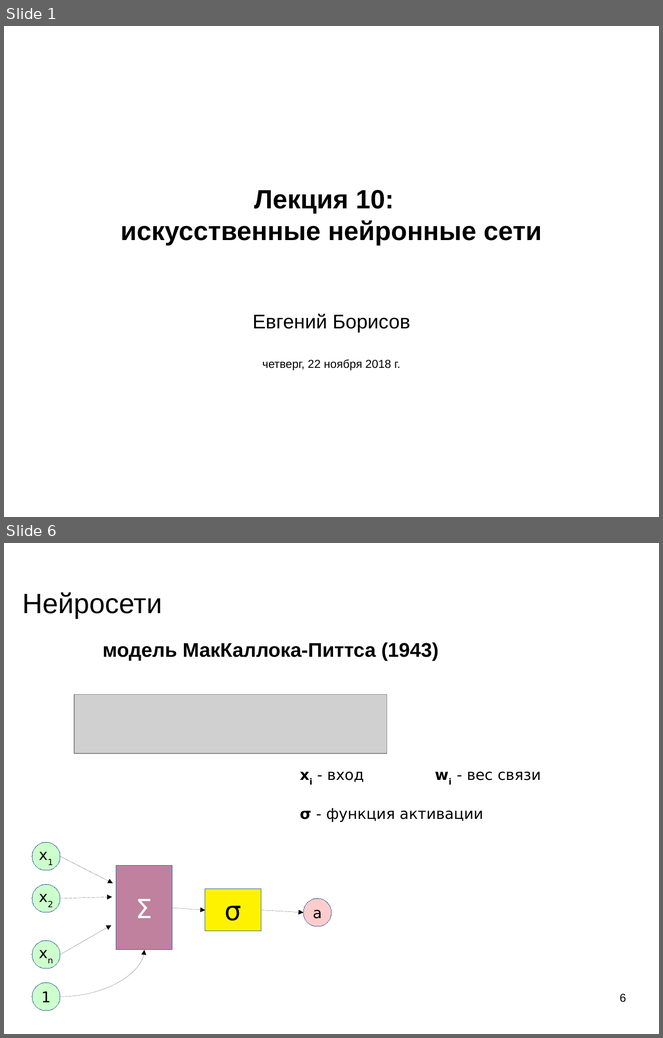
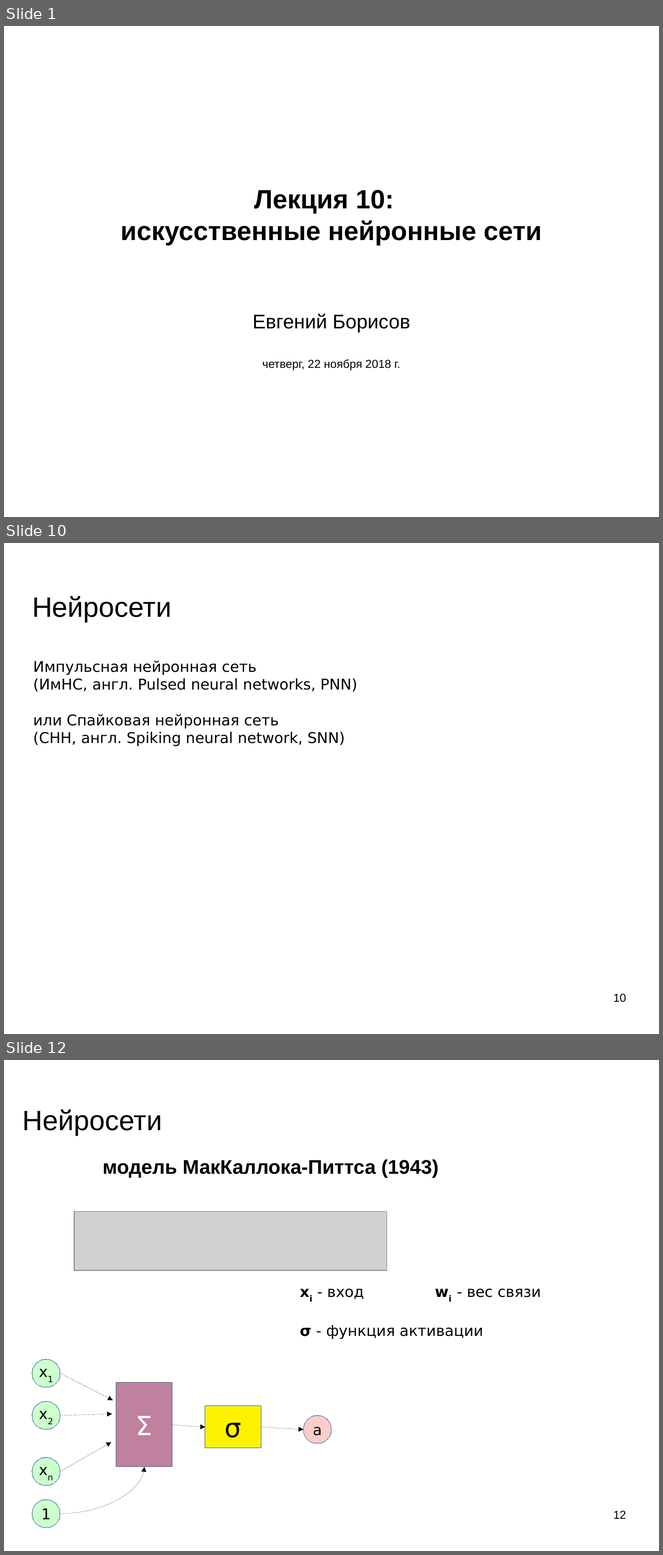
Before and after one commit to mechanoid5/ml_lectorium_legacy, a slide deck: 10-ann.odp. Shown one above the other, each under a label of ours: slides 1 and 6 before the commit, slides 1, 10 and 12 after it; the slides between them are not shown. The pictures are 663x1038 and 663x1555 pixels, drawn with LibreOffice and Linux fonts; fonts in the diff are those of the drawing; grey boxes stand for pictures; background and template pictures are left out. Boxes give left, top, right and bottom in pixels: in the first picture for what was removed or moved away, otherwise in the second. Text is boxed around its words. In the diff, an @@ line names an element or a change of style, - is before the commit and + after.

```diff
--- a/10-ann.odp
+++ b/10-ann.odp
@@ slide 10 added at [4, 543, 659, 1034], background picture (left out) @@
@@ title added at [32, 596, 171, 622], 33.9 pt, text #000000 @@
+Нейросети
@@ text added at [33, 661, 358, 746], 18 pt, text #000000 @@
+Импульсная нейронная сеть
+(ИмНС, англ. Pulsed neural networks, PNN)
+или Спайковая нейронная сеть
+(СНН, англ. Spiking neural network, SNN)
@@ page number added at [613, 994, 626, 1003], 14 pt, text #000000 @@
+10
@@ what was slide 6 is now slide 12 @@
@@ page number at [613, 1511, 626, 1519]: text changed @@
-6
+12
```
Also in this commit, not shown: 2 slides changed, 7 other slides added, 2 slides removed, 6 other files.
